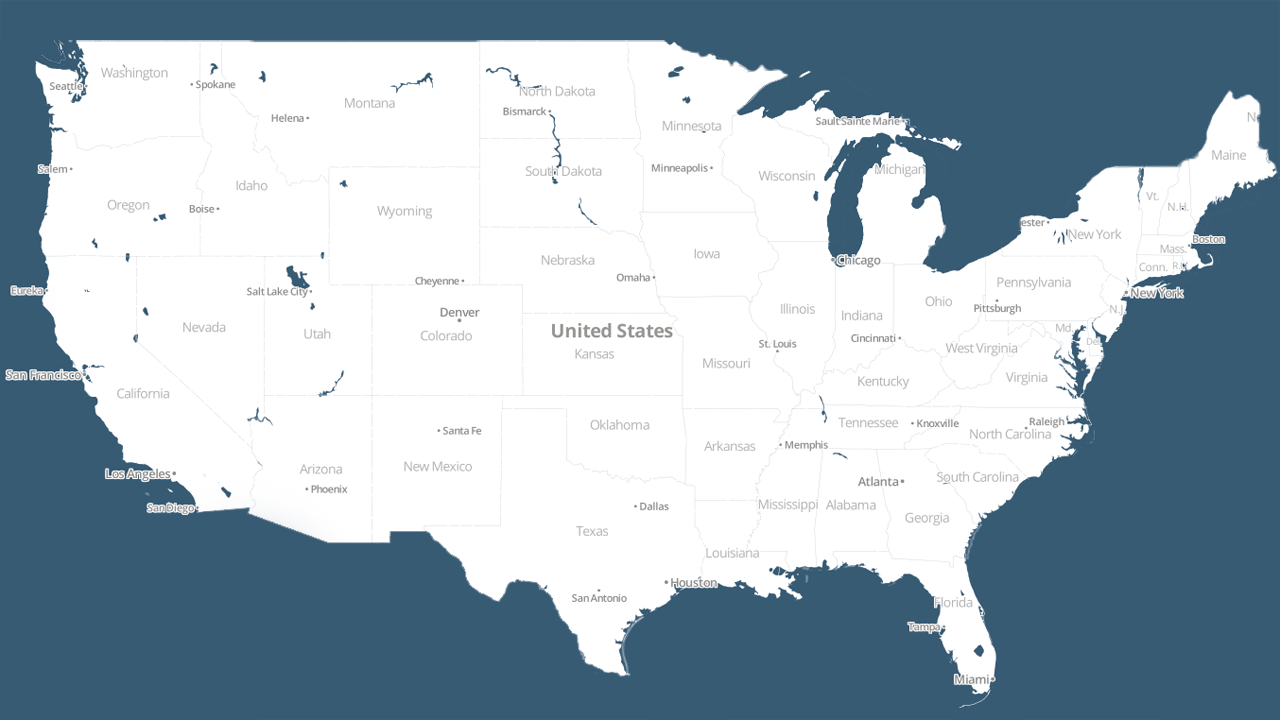
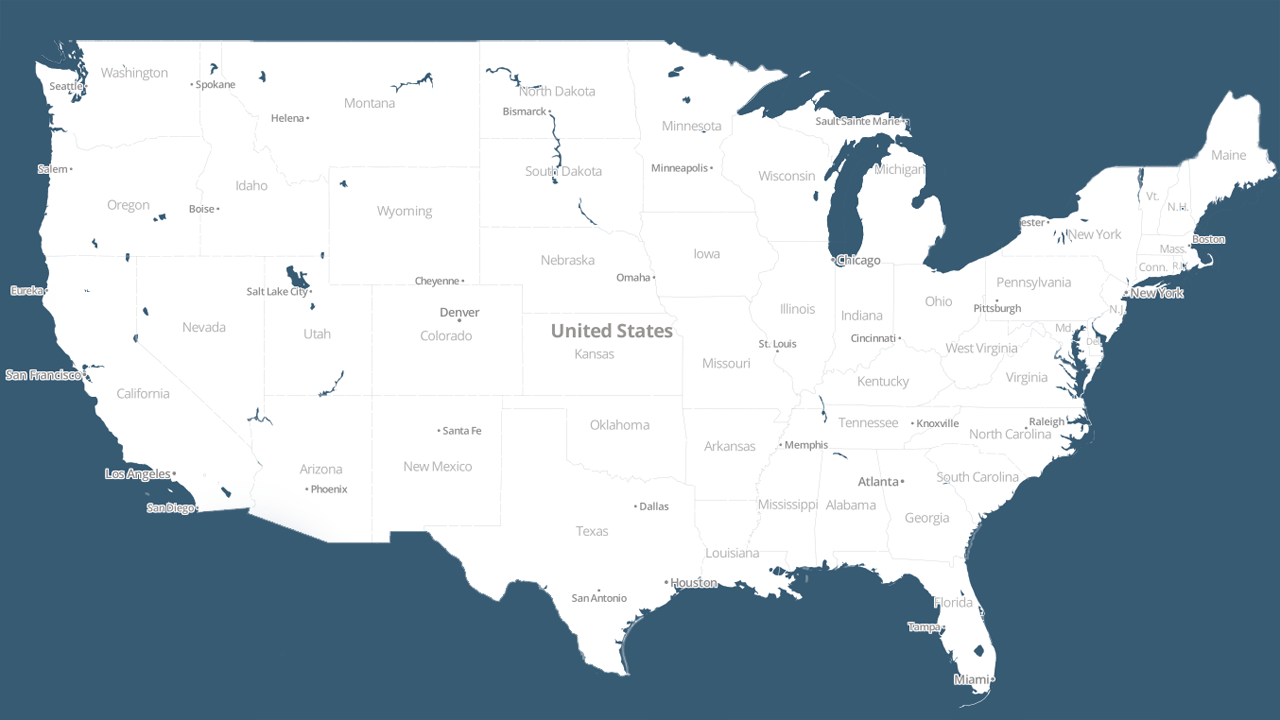
Layer changes from the first 1280px x 720px image to the second:
painted on "Layer 1" over [909, 111, 1262, 153]
